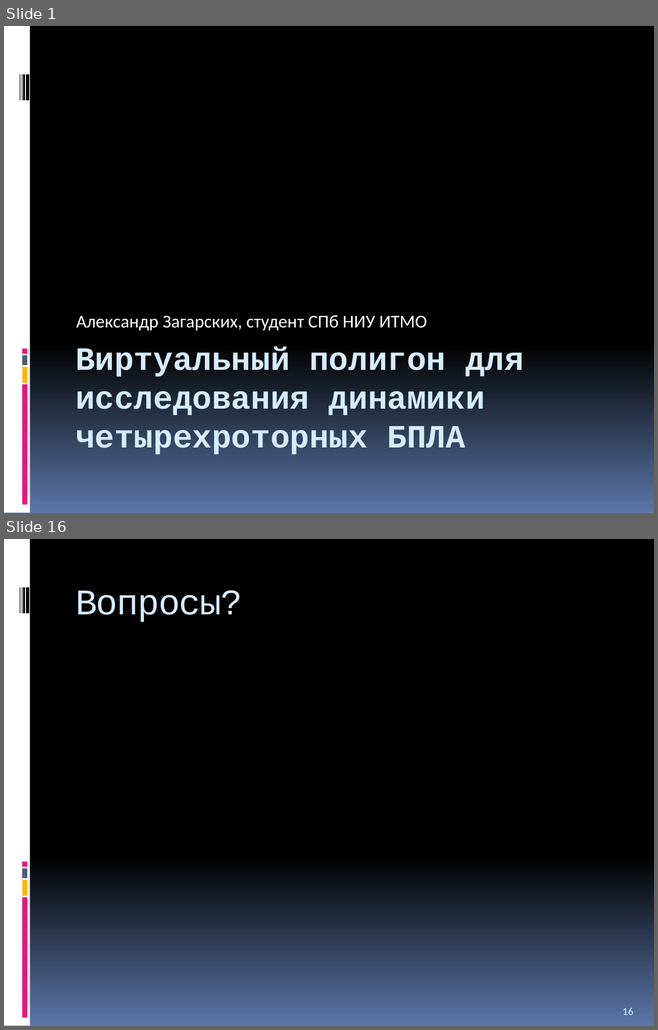
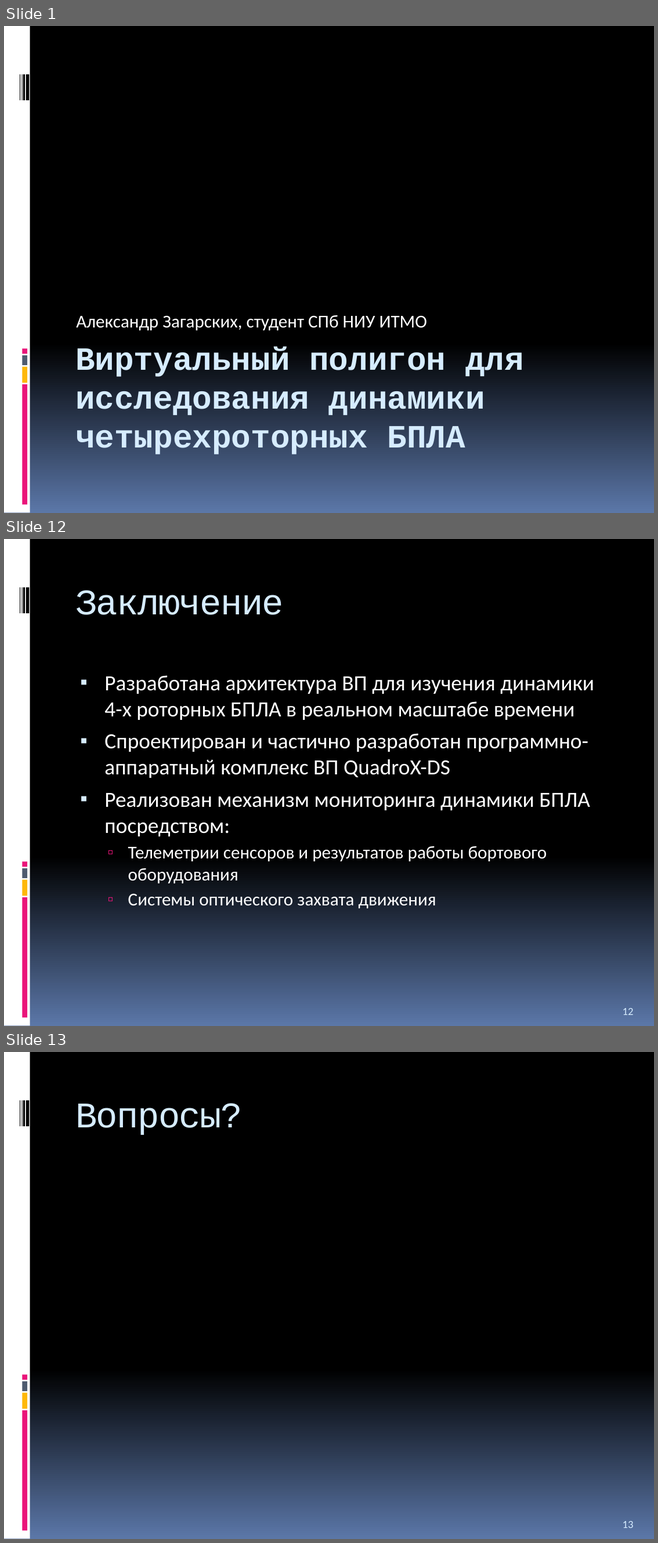
Before and after one commit to yaceq/quadro-xds, a slide deck: Docs/Medias2012.pptx. Shown one above the other, each under a label of ours: slides 1 and 16 before the commit, slides 1, 12 and 13 after it; the slides between them are not shown. The pictures are 658x1030 and 658x1543 pixels, drawn with LibreOffice and Linux fonts; fonts in the diff are those of the drawing. Boxes give left, top, right and bottom in pixels: in the first picture for what was removed or moved away, otherwise in the second. Text is boxed around its words. In the diff, an @@ line names an element or a change of style, - is before the commit and + after.

```diff
--- a/Docs/Medias2012.pptx
+++ b/Docs/Medias2012.pptx
@@ slide 12 added at (4, 539, 654, 1026), background gradient #000000 to #5B77A8; not listed: 9 template elements that a slide beside it also shows @@
@@ title added at (75, 590, 284, 615), 40 pt, text #D6ECFF @@
+Заключение
@@ text added at (104, 675, 594, 908), 24 pt, text #FFFFFF @@
+▪ Разработана архитектура ВП для изучения динамики 4-х роторных БПЛА в реальном масштабе времени
+▪ Спроектирован и частично разработан программно-аппаратный комплекс ВП QuadroX-DS
+▪ Реализован механизм мониторинга динамики БПЛА посредством:
+  ▫ Телеметрии сенсоров и результатов работы бортового оборудования
+  ▫ Системы оптического захвата движения
@@ page number added at (622, 1008, 633, 1015), 12 pt, text #D6ECFF @@
+12
@@ what was slide 16 is now slide 13 @@
@@ page number at (622, 1521, 633, 1528): text changed @@
-16
+13
```
Also in this commit, not shown: 7 slides changed, 3 other slides added, 7 slides removed, 6 other files.
